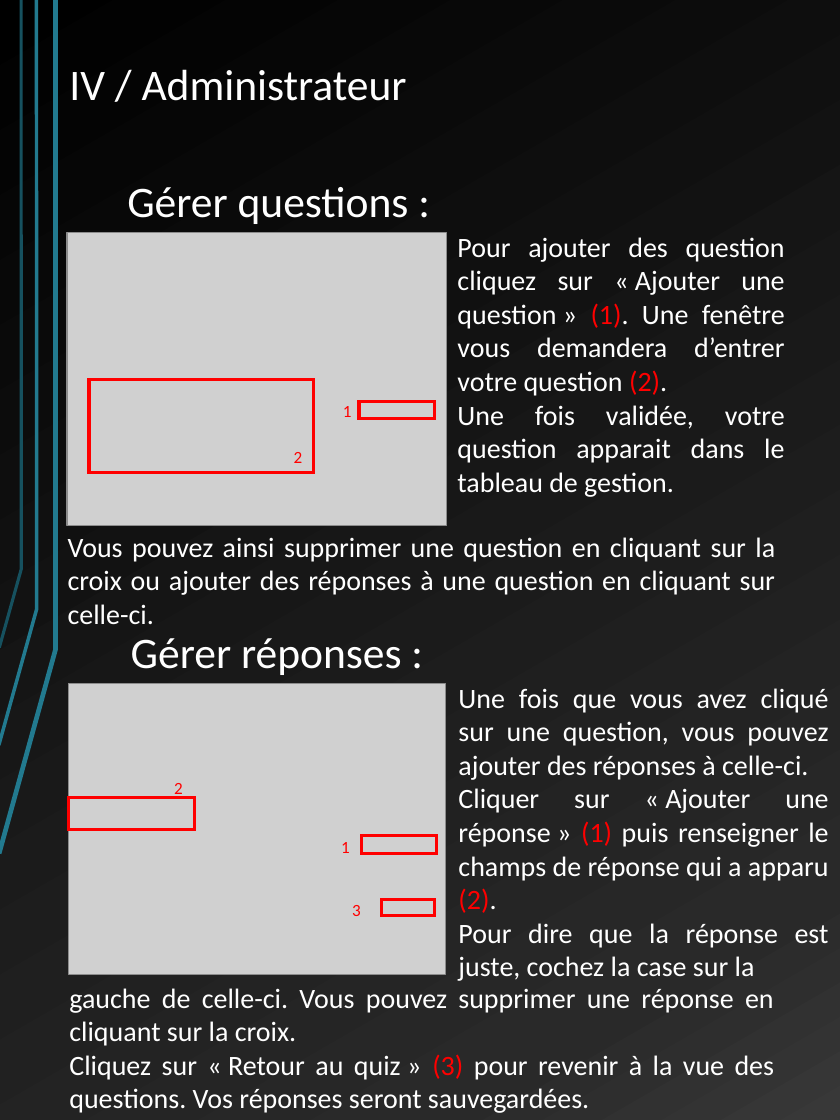
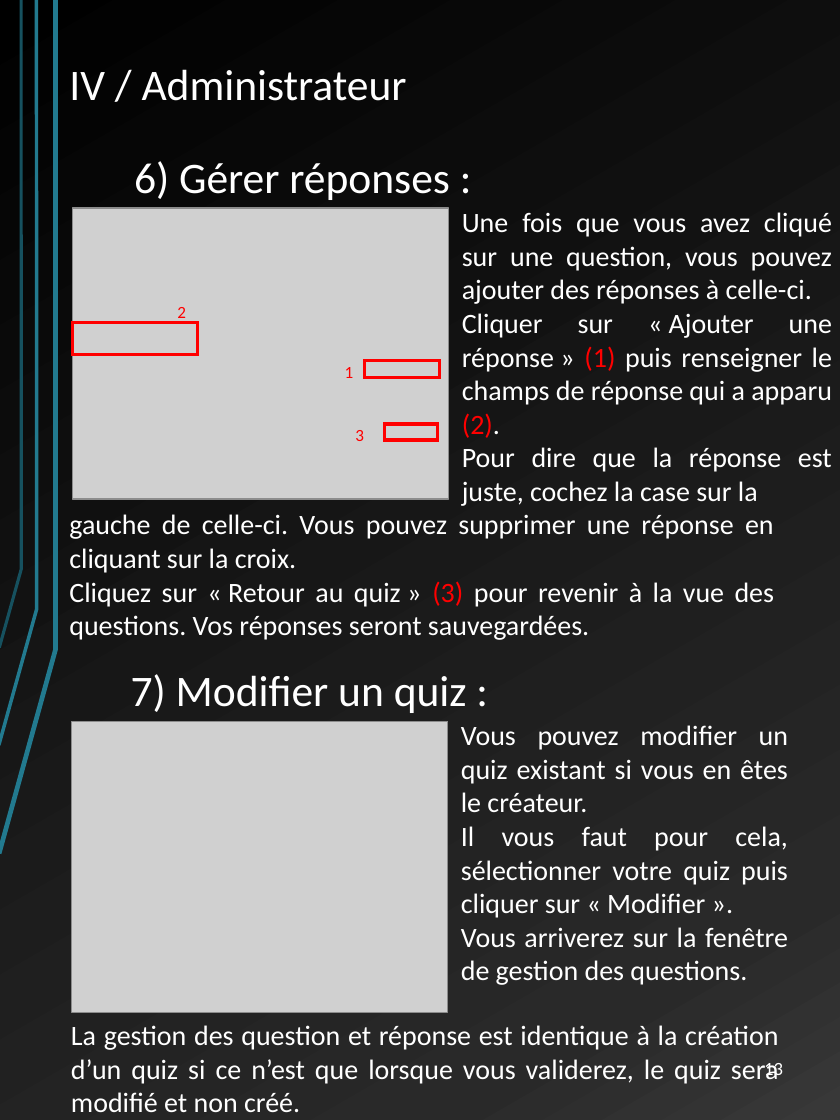
Before and after one commit to LordAlbas/warquiz, a slide deck: slide 13 of Docs/manuel utilisateur WQ.pptx (slide 12 before the commit). Drawn at 840x1120 pixels with LibreOffice and Linux fonts; fonts in the diff are those of the drawing; grey boxes stand for pictures. Boxes give left, top, right and bottom in pixels: in the first picture for what was removed or moved away, otherwise in the second. Text is boxed around its words. In the diff, an @@ line names an element or a change of style, - is before the commit and + after.

```diff
--- a/Docs/manuel utilisateur WQ.pptx
+++ b/Docs/manuel utilisateur WQ.pptx
@@ text at [134, 161, 450, 200]: text changed @@
-Gérer réponses :
+6) Gérer réponses :
@@ text removed at [127, 187, 409, 224] @@
-Gérer questions :
@@ picture removed at [67, 233, 447, 526] @@
@@ text removed at [457, 237, 785, 497] @@
-Pour ajouter des question cliquez sur « Ajouter une question » (1). Une fenêtre vous demandera d’entrer votre question (2).
-Une fois validée, votre question apparait dans le tableau de gestion.
@@ rectangle removed at [90, 380, 315, 473] @@
@@ picture removed at [91, 380, 315, 473] @@
@@ text removed at [343, 406, 352, 417] @@
-1
@@ rectangle removed at [360, 401, 435, 419] @@
@@ 4 texts, 3 rectangles, 1 picture: place and size @@
-4 texts, 3 rectangles, 1 picture at [68, 683, 829, 981]
+4 texts, 3 rectangles, 1 picture at [72, 208, 832, 506]
@@ text removed at [294, 452, 303, 463] @@
-2
@@ text "gauche de celle-ci. Vous pouvez ...": place and size @@
-text "gauche de celle-ci. Vous pouvez ..." at [69, 988, 775, 1113]
+text "gauche de celle-ci. Vous pouvez ..." at [69, 514, 775, 640]
@@ text removed at [68, 537, 775, 624] @@
-Vous pouvez ainsi supprimer une question en cliquant sur la croix ou ajouter des réponses à une question en cliquant sur celle-ci.
@@ text added at [131, 674, 467, 713], 28 pt, text #FFFFFF @@
+7) Modifier un quiz :
@@ picture added at [72, 721, 448, 1012] @@
@@ text added at [461, 725, 788, 985], 18 pt, text #FFFFFF @@
+Vous pouvez modifier un quiz existant si vous en êtes le créateur.
+Il vous faut pour cela, sélectionner votre quiz puis cliquer sur « Modifier ».
+Vous arriverez sur la fenêtre de gestion des questions.
@@ text added at [71, 1025, 778, 1112], 18 pt, text #FFFFFF @@
+La gestion des question et réponse est identique à la création d’un quiz si ce n’est que lorsque vous validerez, le quiz sera modifié et non créé.
@@ page number added at [764, 1063, 783, 1079], 12 pt, text #FFFFFF @@
+13
```
Also in this commit, not shown: 11 other slides changed, 1 slide added.
